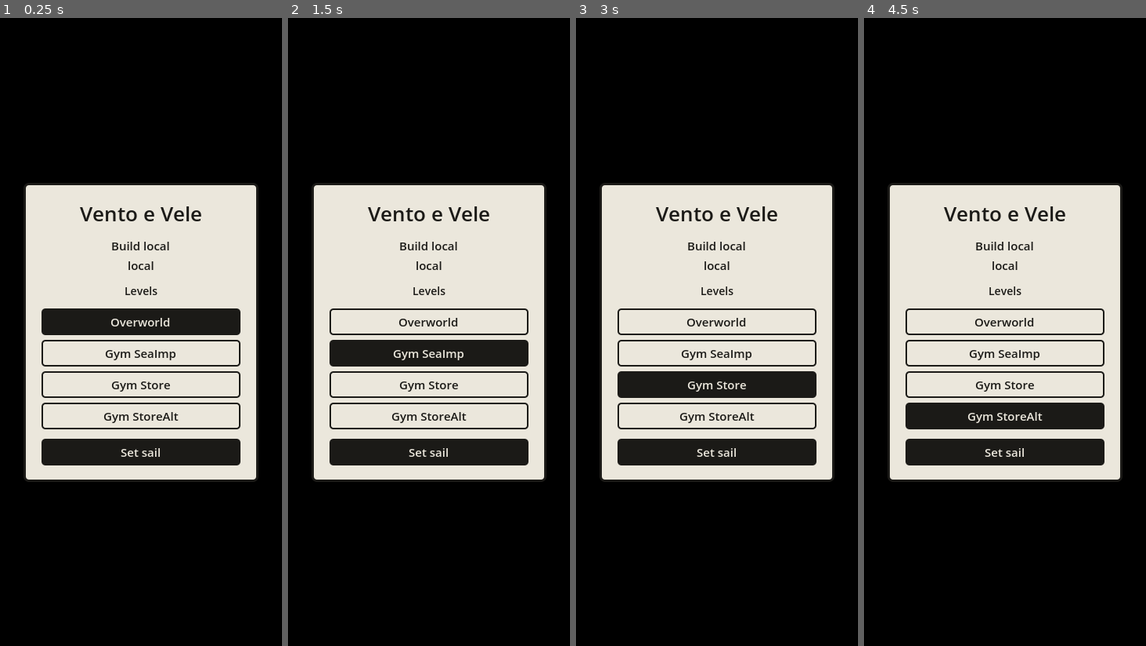
Above: before the commit, frames 1-4 (left to right).
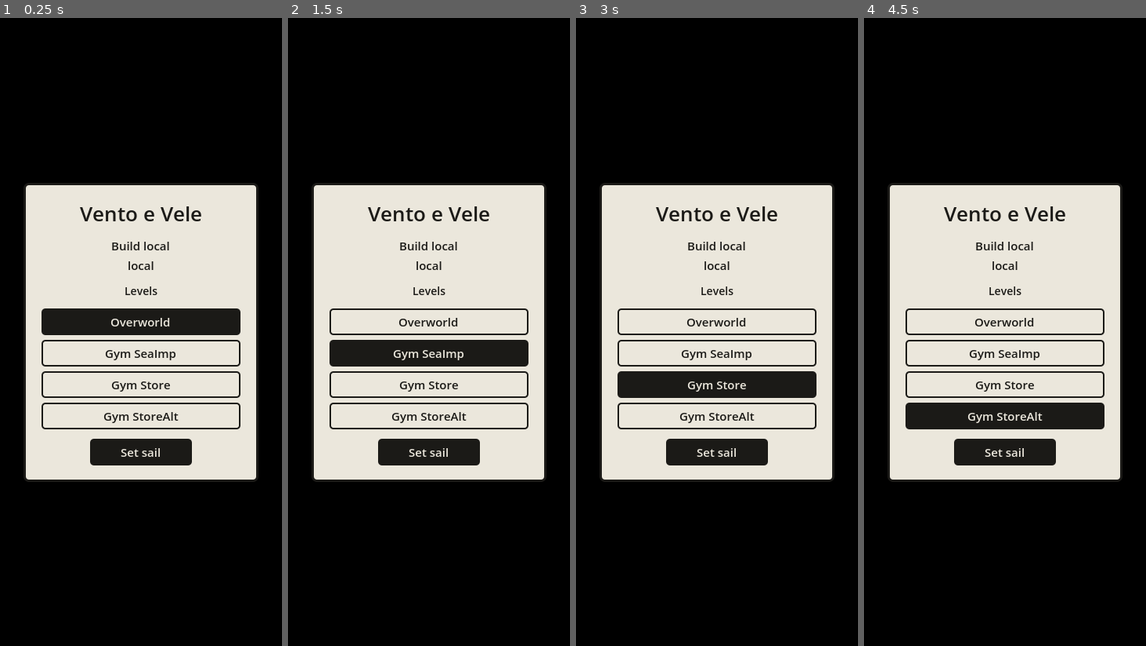
Above: after the commit, the same moments.

Repository: EnricoLabarile/Sail
Game: Godot game, scene res://Assets/Scenes/Overworld.tscn
The game is run twice, just before and just after one commit, with the same random seed, the same clock (stepped at 60 frames per second) and the same inputs.
Inputs:
- Up to frame 1 (0.25 s): no input
- Up to frame 2 (1.5 s): click "Overworld" at 0.5 s; click "Gym SeaImp" at 1.25 s
- Up to frame 3 (3 s): click "Overworld" at 2 s; click "Gym Store" at 2.75 s
- Up to frame 4 (4.5 s): click "Overworld" at 3.5 s; click "Gym StoreAlt" at 4.25 s

The runs differ from the first frame. In frame 1, 1.5% of the frame differs, in the area x 14-86%, y 67-72%; in frame 2, 1.5%; in frame 3, 1.5%; in frame 4, 1.5%.

Commit message:
Start screen: Set sail button shorter than the level buttons
Co-Authored-By: Claude Opus 5.5 <noreply@anthropic.com>
Claude-Session: https://claude.ai/code/session_0154zeqDuhZHz7ZXLE21BuMs

Diff:
--- a/Assets/UI/start_screen.tscn
+++ b/Assets/UI/start_screen.tscn
@@ -65,5 +65,7 @@
 theme_override_constants/separation = 6
 
 [node name="Start" type="Button" parent="Card/Margin/Lines"]
+custom_minimum_size = Vector2(130, 0)
+size_flags_horizontal = 4
 focus_mode = 0
 text = "Set sail"
Not shown, changed: CLAUDE.md
